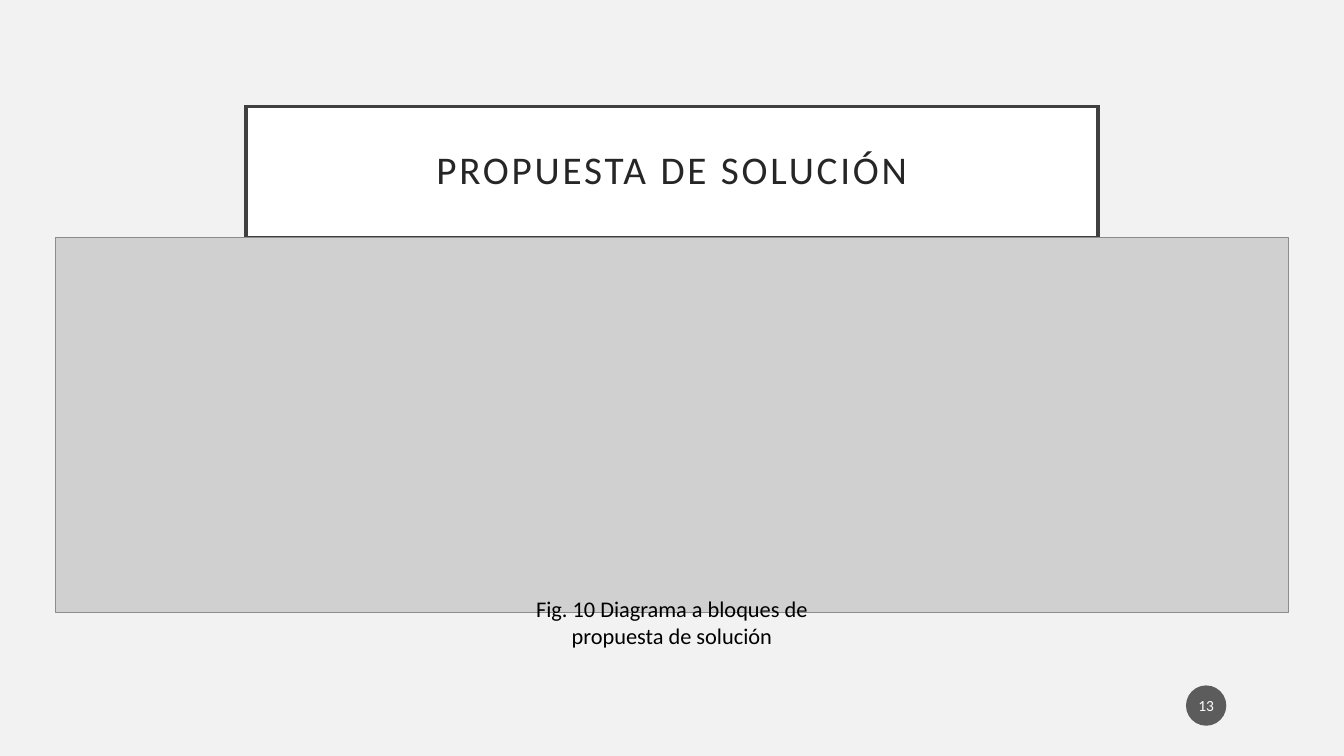
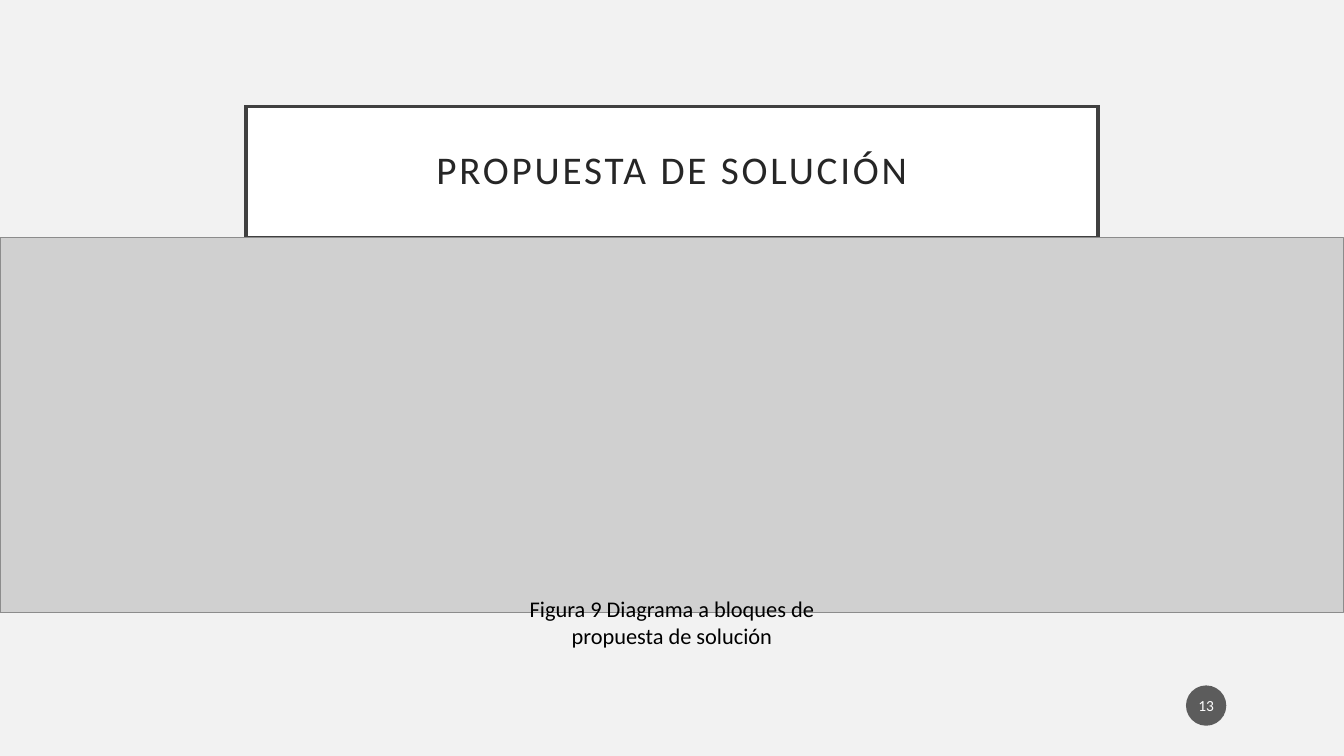
Before and after one commit to Osw1997/Proyecto-Terminal-1, a slide deck: slide 13 of Final/Presentacion.pptx. Drawn at 1344x756 pixels with LibreOffice and Linux fonts; fonts in the diff are those of the drawing; grey boxes stand for pictures. Boxes give left, top, right and bottom in pixels: in the first picture for what was removed or moved away, otherwise in the second. Text is boxed around its words. In the diff, an @@ line names an element or a change of style, - is before the commit and + after.

```diff
--- a/Final/Presentacion.pptx
+++ b/Final/Presentacion.pptx
@@ picture: place and size @@
-picture at <box>55,237,1288,612</box>
+picture at <box>0,237,1344,612</box>
@@ text at <box>530,601,814,648</box>: text changed @@
-Fig. 10 Diagrama a bloques de propuesta de solución
+Figura 9 Diagrama a bloques de propuesta de solución
```
Also in this commit, not shown: 11 other slides changed, 10 slides added.
